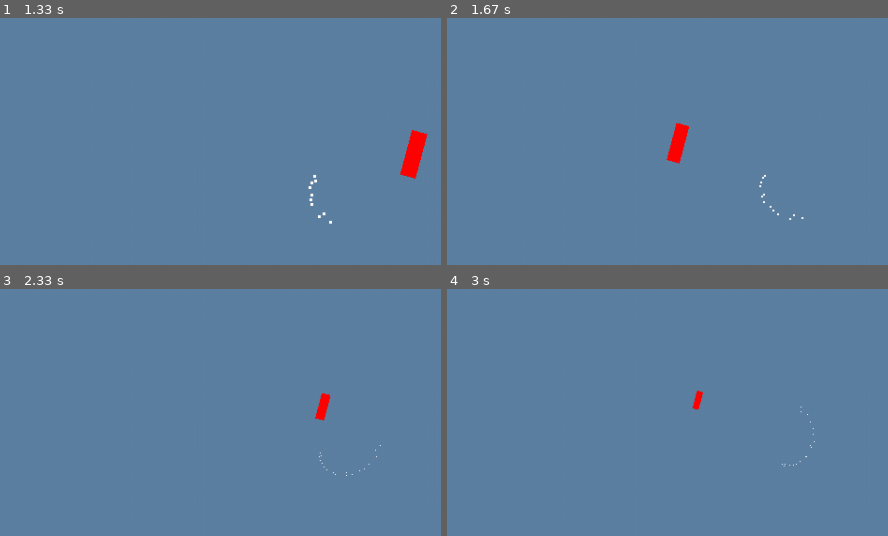
Above: before the commit, frames 1-4 (two rows, left to right).
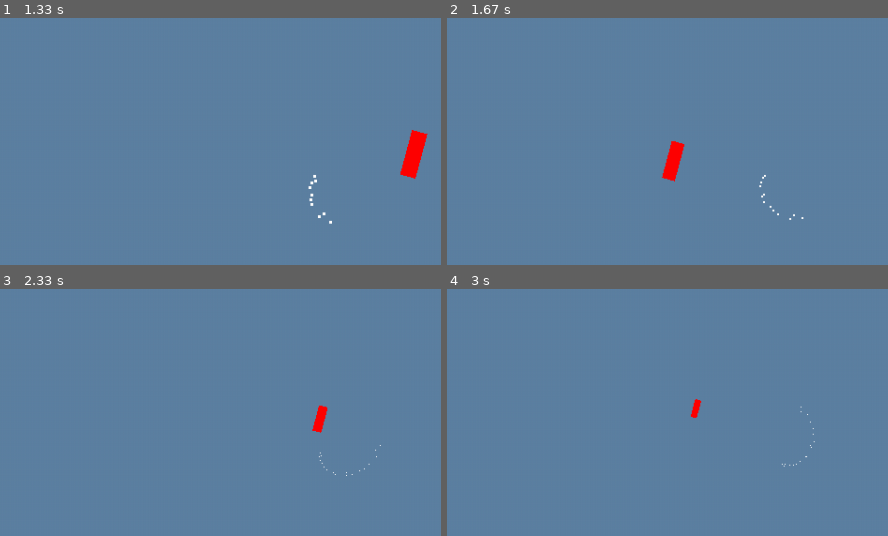
Above: after the commit, the same moments.

Repository: mementojunior123/pygame_framework
Game: pygame game, started from main.py
Same seed, same stepped clock (60 frames per second), same inputs: the game is played once before the commit and once after it.
Inputs (mouse positions are % of the whole screen's width and height, from its top left):
- Up to frame 1 (1.33 s): click (50, 92) at 0.38 s; tap E at 0.67 s; hold D from 1 s (still down)
- Up to frame 2 (1.67 s): release D at 1.47 s; hold W from 1.5 s (still down)
- Up to frame 3 (2.33 s): release W at 1.8 s; hold D 1.83-2.3 s
- Up to frame 4 (3 s): hold A 2.33-2.87 s; hold S from 2.9 s (still down)
The pictures show only the part of the screen within x 12-62%, y 19-69%; the shares and areas given below are measured in that part.

Frame 1 is identical in both runs. In frame 2, 0.5% of the frame differs, in the area x 48-55%, y 42-67%; in frame 3, 0.3%; in frame 4, 0.1%.

Commit message:
Fixed typing issues in animation

Diff:
--- a/framework/game/sprite.py
+++ b/framework/game/sprite.py
@@ -63,7 +63,7 @@
     def align_rect(self):
         self.rect.center = round(self.true_position)
 
-    def move_rect(self, anchor : str, position : pygame.Vector2|int):
+    def move_rect(self, anchor : str, position : pygame.Vector2|int|tuple[int,int]):
         self.rect.__setattr__(anchor, position)
         self.true_position = pygame.Vector2(self.rect.center)
 
--- a/framework/ui/ui_position.py
+++ b/framework/ui/ui_position.py
@@ -1,27 +1,15 @@
 import pygame
 
 from typing import Literal, TypeAlias
+from utils.helpers import AnchorStr, AnchorNameList, ANCHOR_REL_POS_DICT
 
 MAIN_DISPLAY_SIZE : tuple[int, int] = (960, 540)
-AnchorStr : TypeAlias = Literal['topleft', 'midtop', 'topright', 'midleft', 'center', 'midright', 'bottomleft', 'midbottom', 'bottomright']
-AnchorNameList : list[AnchorStr] = ['topleft', 'midtop', 'topright', 'midleft', 'center', 'midright', 'bottomleft', 'midbottom', 'bottomright']
-ANCHOR_DICT : dict[AnchorStr, tuple[float, float]] = {
-    'topleft' : (0, 0),
-    'midtop' : (0.5, 0),
-    'topright' : (1, 0),
-    'midleft' : (0, 0.5),
-    'center' : (0.5, 0.5),
-    'midright' : (1.0, 0.5),
-    'bottomleft' : (0, 1),
-    'midbottom' : (0.5, 1),
-    'bottomright' : (1, 1)
-}
 
 class UiPosition:
     def __init__(self, position : pygame.typing.Point,
                  anchor : pygame.typing.Point|AnchorStr):
         if isinstance(anchor, str):
-            anchor = ANCHOR_DICT[anchor]
+            anchor = ANCHOR_REL_POS_DICT[anchor]
         self._anchor : pygame.Vector2 = pygame.Vector2(anchor)
         self._position : pygame.Vector2 = pygame.Vector2(position)
 
@@ -57,7 +45,7 @@
 
     def calculate_anchor(self, size : pygame.typing.Point, anchor : pygame.typing.Point|AnchorStr) -> pygame.Vector2:
         if isinstance(anchor, str):
-            anchor = ANCHOR_DICT[anchor]
+            anchor = ANCHOR_REL_POS_DICT[anchor]
         anchor_offset = pygame.Vector2(anchor) - self._anchor
         pos_offset = pygame.Vector2(anchor_offset.x * size[0], anchor_offset.y * size[1])
         return self.value + pos_offset
--- a/framework/utils/animation.py
+++ b/framework/utils/animation.py
@@ -4,27 +4,28 @@
 from framework.utils.my_timer import Timer
 import framework.utils.interpolation as interpolation
 import framework.utils.tween_module as TweenModule
-from typing import Any, Callable, Union
+from typing import Any, Callable, Union, overload, Literal
+
+from utils.helpers import AnchorStr, AnchorNameList, ANCHOR_REL_POS_DICT
+from utils.helpers import RectSideAnchorStr, RectSideAnchorNameList
 
 ColorType = Union[list[int], tuple[int, int, int], pygame.Color]
 
 def is_rect_side(name : str) -> bool:
-    return name in ['left', 'right', 'top', 'bottom', 'x', 'y', 'centerx', 'centery']
+    return name in RectSideAnchorNameList
 
 def is_rect_pos(name : str) -> bool:
-    return name in ['topleft', 'topright', 'bottomleft', 'bottomright', 'center', 'midleft', 'midright', 'midbottom', 'midtop']
+    return name in AnchorNameList
 
 
 class AnimationTrack:
     elements : list['AnimationTrack'] = []
     def __init__(self, owner : 'Sprite', data : list[dict], name : str|None = None, time_source : Callable[[], float]|None = None, timer_factor : float = 1):
-        self.target : Sprite = owner
-
-        new_data = [None for instruction in data]
-        for i, value in enumerate(data):
-            instruction = AnimationInstruction.new(value)
+        self.target : 'Sprite' = owner
+
+        new_data = [AnimationInstruction.new(value) for value in data]
+        for i, instruction in enumerate(new_data):
             instruction.animation_index = i
-            new_data[i] = instruction
 
         self.data : list[AnimationInstruction] = new_data
         self.blocking_tasks : list[AnimationInstruction] = []
@@ -164,11 +165,11 @@
         self.start_value : Any|None = None
         self.last_update : Any|None = None
         self.last_value : Any|None = None
-        self.timer : Timer|None = None
+        self.timer : Timer
         self.animation_index : int
 
 
-    def get_anchor(self, sprite : 'Sprite', anchor : str|None) -> pygame.Vector2:
+    def get_anchor(self, sprite : 'Sprite', anchor : AnchorStr) -> pygame.Vector2:
         if anchor is None:
             return sprite.position
         elif anchor == 'true':
@@ -176,7 +177,7 @@
         else:
             return pygame.Vector2(sprite.rect.__getattribute__(anchor))
 
-    def set_anchor(self, sprite : 'Sprite', anchor : str|None, position : pygame.Vector2):
+    def set_anchor(self, sprite : 'Sprite', anchor : AnchorStr, position : pygame.Vector2):
         if anchor is None:
             sprite.position = position
         elif anchor == 'true':
@@ -184,21 +185,38 @@
         else:
             sprite.move_rect(anchor, position)
 
-    def get_rect_side(self, sprite : 'Sprite', anchor : str) -> int:
+    def get_rect_side(self, sprite : 'Sprite', anchor : RectSideAnchorStr) -> int:
         return sprite.rect.__getattribute__(anchor)
 
-    def set_rect_side(self, sprite : 'Sprite', anchor : str, position : int):
+    def set_rect_side(self, sprite : 'Sprite', anchor : RectSideAnchorStr, position : int):
         sprite.move_rect(anchor, position)
 
-    def get_any_anchor(self, sprite : 'Sprite', anchor : str|None) -> pygame.Vector2|int:
-        return self.get_rect_side(sprite, anchor) if is_rect_side(anchor) else self.get_anchor(sprite, anchor)
-
-    def set_any_anchor(self, sprite : 'Sprite', anchor : str|None, position : pygame.Vector2|int):
-        return self.set_rect_side(sprite, anchor, position) if is_rect_side(anchor) else self.set_anchor(sprite, anchor, position)
+    def get_any_anchor(self, sprite : 'Sprite', anchor : RectSideAnchorStr|AnchorStr) -> int|pygame.Vector2:
+        if anchor in AnchorNameList:
+            return self.get_anchor(sprite, anchor)
+        elif anchor in RectSideAnchorNameList:
+            return self.get_rect_side(sprite, anchor)
+        else:
+            raise ValueError(f"{anchor} is not a valid anchor target!")
+
+    def set_any_anchor(self, sprite : 'Sprite', anchor : RectSideAnchorStr|AnchorStr, position : pygame.Vector2|int):
+        if anchor in AnchorNameList:
+            if not isinstance(position, pygame.Vector2):
+                try:
+                    position = pygame.Vector2(position)
+                except ValueError:
+                    raise ValueError(f"-->{position}<-- is not a valid value for a rect anchor")
+            self.set_anchor(sprite, anchor, position)
+        elif anchor in RectSideAnchorNameList:
+            if not isinstance(position, int):
+                raise ValueError(f"-->{position}<-- is not a valid position for the side of a rect!")
+            self.set_rect_side(sprite, anchor, position)
+        else:
+            raise ValueError(f"{anchor} is not a valid anchor target!")
 
     @staticmethod
     def new(data : dict) -> 'AnimationInstruction':
-        anim_conversion_dict : dict[str, AnimationInstruction] = {
+        anim_conversion_dict : dict[str, type[AnimationInstruction]] = {
             "wait" : WaitInstruction,
             "delay" : DelayInstruction,
             'delay_rel' : DelayRelInstruction,
@@ -230,7 +248,10 @@
         self.start_value = None
         self.last_update = None
         self.last_value = None
-        self.timer = None
+        del self.timer
+
+    def __str__(self) -> str:
+        return f"Animation instruction of type {self.__class__.__name__} with {self.data =}"
 
 
 class WaitInstruction(AnimationInstruction):
@@ -253,7 +274,7 @@
     def __init__(self, data):
         super().__init__(data)
         indexes : int|list[int] = data["index"]
-        self.indexes : list[int] = [indexes] if type(indexes) == int else indexes
+        self.indexes : list[int] = [indexes] if isinstance(indexes, int) else indexes
 
     def execute(self, track: AnimationTrack, current_index : int|None = None):
         if not self.has_started:
@@ -268,7 +289,7 @@
     def __init__(self, data):
         super().__init__(data)
         indexes : int|list[int] = data["index"]
-        self.indexes : list[int] = [indexes] if type(indexes) == int else indexes
+        self.indexes : list[int] = [indexes] if isinstance(indexes, int) else indexes
 
     def execute(self, track: AnimationTrack, current_index : int|None = None):
         if not self.has_started:
@@ -277,7 +298,9 @@
 
         for index in self.indexes:
             target_index = self.animation_index + index
-            if target_index < 0: target_index = f"Target index went below 0 ({target_index})"
+            if target_index < 0:
+                print(f"@ {self}: Target index went below 0 ({target_index})")
+                return
             if not track.data[target_index].has_ended: return
         self.has_ended = True
 
@@ -296,12 +319,12 @@
 class MoveToInstruction(AnimationInstruction):
     def __init__(self, data):
         super().__init__(data)
-        self.anchor : str|None = data['anchor']
-        target : int|list[int, int] = data['target']
+        self.anchor : AnchorStr|RectSideAnchorStr = data['anchor'] if data['anchor'] is not None else 'center'
+        target : int|list[int] = data['target']
         self.target : pygame.Vector2|int
 
-        if type(target) == int or type(target) == float:
-            self.target = target
+        if isinstance(target, int) or isinstance(target, float):
+            self.target = round(target)
         else:
             self.target = pygame.Vector2(target)
 
@@ -318,10 +341,12 @@
         self.time : float = data['time']
         self.easing_style : Callable[[float], float]
         easing_style : str|Callable[[float], float] = data['easing_style']
-        if type(easing_style) == str:
+        if isinstance(easing_style, str):
             self.easing_style = getattr(interpolation, easing_style)
         else:
             self.easing_style = easing_style
+
+        self.last_value : pygame.Vector2
 
     def execute(self, track: AnimationTrack, current_index : int|None = None):
         if self.has_ended: return
@@ -352,23 +377,25 @@
 class SlideToInstruction(AnimationInstruction):
     def __init__(self, data):
         super().__init__(data)
-        self.anchor : str|None = data['anchor']
-
-        target : int|list[int, int] = data['target']
+        self.anchor : AnchorStr|RectSideAnchorStr = data['anchor'] if data['anchor'] is not None else 'center'
+
+        target : int|list[int] = data['target']
         self.target : pygame.Vector2|int
 
-        if type(target) == int or type(target) == float:
-            self.target = target
+        if isinstance(target, int) or isinstance(target, float):
+            self.target = round(target)
         else:
             self.target = pygame.Vector2(target)
 
         self.time : float = data['time']
         self.easing_style : Callable[[float], float]
         easing_style : str|Callable[[float], float] = data['easing_style']
-        if type(easing_style) == str:
+        if isinstance(easing_style, str):
             self.easing_style = getattr(interpolation, easing_style)
         else:
             self.easing_style = easing_style
+
+        self.start_value : pygame.Vector2|int
 
     def execute(self, track: AnimationTrack, current_index : int|None = None):
         if not self.has_started:
@@ -391,7 +418,7 @@
         super().__init__(data)
         self.source_name : str = data['source']
         self.index : str = data['index']
-        self.anchor : str|None = data['dynamic_anchor']
+        self.anchor : RectSideAnchorStr|AnchorStr|None = data['dynamic_anchor']
         self.colorkey : str|ColorType|None = data['colorkey']
 
     def execute(self, track: AnimationTrack, current_index : int|None = None):
@@ -414,7 +441,7 @@
                 track.target.pivot.img_colorkey = self.colorkey
 
         track.target.rect = new_image.get_rect()
-        if self.anchor is None:
+        if self.anchor is None or old_pos is None:
             track.target.align_rect()
         else:
             track.target.move_rect(self.anchor, old_pos)
@@ -454,10 +481,12 @@
         self.time : float = data['time']
         self.easing_style : Callable[[float], float]
         easing_style : str|Callable[[float], float] = data['easing_style']
-        if type(easing_style) == str:
+        if isinstance(easing_style, str):
             self.easing_style = getattr(interpolation, easing_style)
         else:
             self.easing_style = easing_style
+
+        self.last_value : float
 
     def execute(self, track: AnimationTrack, current_index : int|None = None):
         if not self.has_started:
@@ -489,10 +518,12 @@
         self.time : float = data['time']
         self.easing_style : Callable[[float], float]
         easing_style : str|Callable[[float], float] = data['easing_style']
-        if type(easing_style) == str:
+        if isinstance(easing_style, str):
             self.easing_style = getattr(interpolation, easing_style)
         else:
             self.easing_style = easing_style
+
+        self.start_value : float
 
     def execute(self, track: AnimationTrack, current_index : int|None = None):
         if not self.has_started:
@@ -515,14 +546,14 @@
         super().__init__(data)
         self.source_name : str = data['source']
         self.target_index : int|float = data['target_index']
-        self.anchor : str|None = data['dynamic_anchor']
+        self.anchor : RectSideAnchorStr|AnchorStr|None = data['dynamic_anchor']
         self.colorkey : str|ColorType|None = data['colorkey']
 
         self.time : float = data['time']
 
         self.easing_style : Callable[[float], float]
         easing_style : str|Callable[[float], float] = data['easing_style']
-        if type(easing_style) == str:
+        if isinstance(easing_style, str):
             self.easing_style = getattr(interpolation, easing_style)
         else:
             self.easing_style = easing_style
@@ -566,7 +597,7 @@
             track.target.angle = track.target.angle
 
 
-        if self.anchor is None:
+        if self.anchor is None or old_pos is None:
             track.target.align_rect()
         else:
             track.target.move_rect(self.anchor, old_pos)
@@ -582,10 +613,12 @@
 
         self.easing_style : Callable[[float], float]
         easing_style : str|Callable[[float], float] = data['easing_style']
-        if type(easing_style) == str:
+        if isinstance(easing_style, str):
             self.easing_style = getattr(interpolation, easing_style)
         else:
             self.easing_style = easing_style
+
+        self.start_value : TweenModule.TweenTrack
 
     def execute(self, track: AnimationTrack):
         if not self.has_started:
@@ -601,7 +634,7 @@
         if tween.has_finished:
             self.has_ended = True
 
-
+# TODO : Add dataclasses
 TEMPLATES = [
     {"type" : "move_by", "offset" : (0,0)},
     {"type" : "move_to", "target" : (0,0), "anchor" : "center"},
--- a/framework/utils/helpers.py
+++ b/framework/utils/helpers.py
@@ -1,11 +1,28 @@
 import pygame
 from math import copysign
-from typing import Callable, Any, Union, TypeAlias, Sequence
+from typing import Callable, Any, Union, TypeAlias, Sequence, Literal
 from random import random
 from collections import OrderedDict
 
 AnyJson : TypeAlias = Union[int, float, str, None, bool, list["AnyJson"], dict[str, "AnyJson"]]
 EasingFunc : TypeAlias = Callable[[float], float]
+
+AnchorStr : TypeAlias = Literal['topleft', 'midtop', 'topright', 'midleft', 'center', 'midright', 'bottomleft', 'midbottom', 'bottomright']
+AnchorNameList : list[AnchorStr] = ['topleft', 'midtop', 'topright', 'midleft', 'center', 'midright', 'bottomleft', 'midbottom', 'bottomright']
+ANCHOR_REL_POS_DICT : dict[AnchorStr, tuple[float, float]] = {
+    'topleft' : (0, 0),
+    'midtop' : (0.5, 0),
+    'topright' : (1, 0),
+    'midleft' : (0, 0.5),
+    'center' : (0.5, 0.5),
+    'midright' : (1.0, 0.5),
+    'bottomleft' : (0, 1),
+    'midbottom' : (0.5, 1),
+    'bottomright' : (1, 1)
+}
+
+RectSideAnchorStr : TypeAlias = Literal['left', 'right', 'top', 'bottom', 'x', 'y', 'centerx', 'centery']
+RectSideAnchorNameList : list[RectSideAnchorStr] = ['left', 'right', 'top', 'bottom', 'x', 'y', 'centerx', 'centery']
 
 def to_roman(num : int) -> str:
 
--- a/framework/utils/interpolation.py
+++ b/framework/utils/interpolation.py
@@ -1,7 +1,7 @@
 """Module that contains multiple lerp related utility functions."""
-from typing import Callable, TypeAlias, Literal
+from typing import Callable, TypeAlias, Literal, Any, TypeVar
 EasingFunc : TypeAlias = Callable[[float], float]
-def compatibilty_lerp(a, b, t : float):
+def compatibilty_lerp(a, b, t : float) -> Any:
     try: return a + (b-a) * t
     except: pass
 
@@ -18,7 +18,8 @@
 
     raise ValueError(f"Compatibilty checks failed ({a} does not match {b})")
 
-def lerp(a : float, b : float, t : float) -> float:
+T = TypeVar("T", bound=Any)
+def lerp(a : T, b : T, t : float) -> T:
     return a + (b-a) * t
 
 def flip(t : float) -> float:
